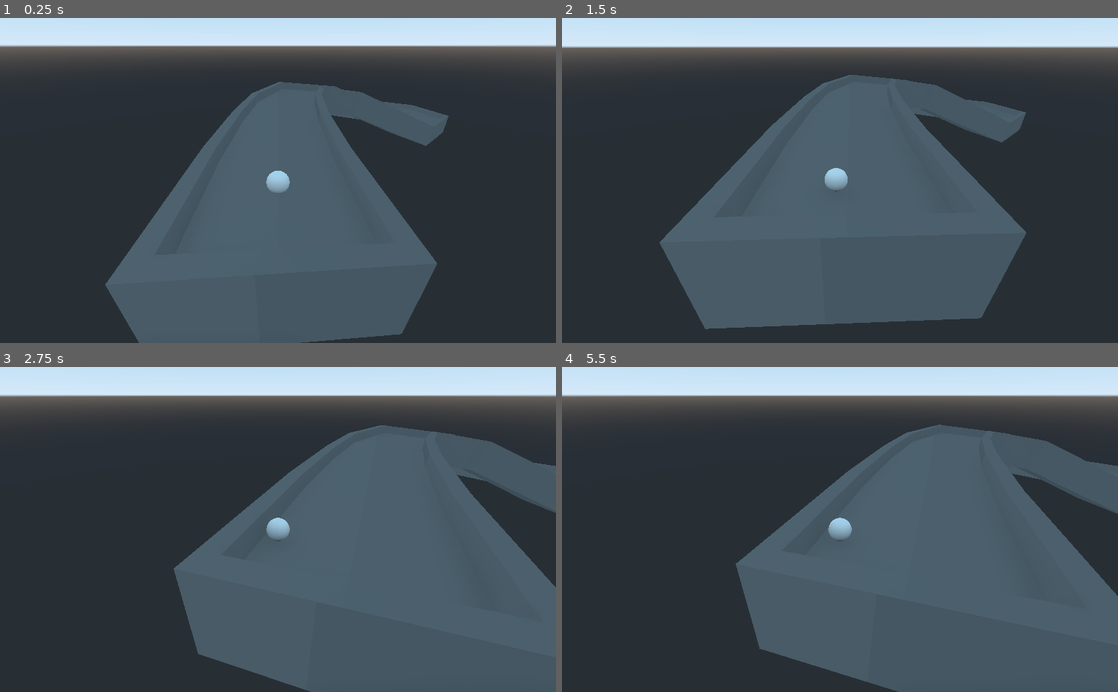
Above: before the commit, frames 1-4 (two rows, left to right).
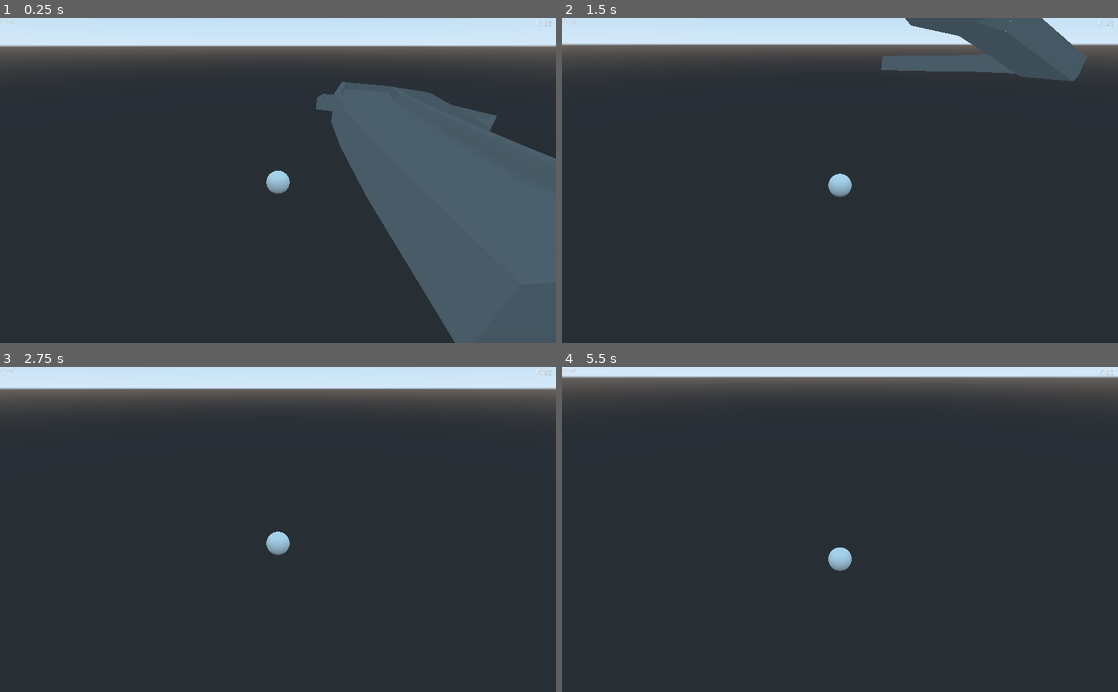
Above: after the commit, the same moments.

Repository: SlashScreen/golf
Game: Godot game, scene res://Levels/test_level.tscn
Same seed, same stepped clock (60 frames per second), same inputs: the game is played once before the commit and once after it.
Inputs (mouse positions are in pixels of both pictures, inside the frame that each line leads up to):
- Up to frame 1 (0.25 s): no input
- Up to frame 2 (1.5 s): move the mouse to (962, 164) at 0.52 s; click (962, 164) at 0.67 s; move the mouse to (728, 196) at 1.27 s; click (728, 196) at 1.42 s
- Up to frame 3 (2.75 s): move the mouse to (333, 458) at 2.02 s; click (333, 458) at 2.17 s
- Up to frame 4 (5.5 s): move the mouse to (812, 594) at 2.77 s; click (812, 594) at 2.92 s; move the mouse to (1006, 578) at 3.52 s; click (1006, 578) at 3.67 s; move the mouse to (673, 480) at 4.27 s; click (673, 480) at 4.42 s; move the mouse to (867, 529) at 5.02 s; click (867, 529) at 5.17 s

The runs differ from the first frame. In frame 1, 48% of the frame differs, in the area x 0-100%, y 0-100%; in frame 2, 41%; in frame 3, 46%; in frame 4, 52%.
Error in both runs: Invalid call. Nonexistent function 'reset' in base 'StaticBody'. (res://Scripts/Kill_Volume.gd:11)

Commit message:
i got signals to work! I finally understand! Holy moly!!!!

Diff:
--- a/Levels/test_level.tscn
+++ b/Levels/test_level.tscn
@@ -1,16 +1,19 @@
-[gd_scene load_steps=4 format=2]
+[gd_scene load_steps=5 format=2]
 
 [ext_resource path="res://Objects/Golf_Ball_Obj.tscn" type="PackedScene" id=1]
 [ext_resource path="res://Objects/Course.tscn" type="PackedScene" id=2]
 [ext_resource path="res://Objects/Kill_Volume.tscn" type="PackedScene" id=3]
+[ext_resource path="res://Objects/HUD.tscn" type="PackedScene" id=4]
 
-[node name="test_level" type="Spatial"]
+[node name="level" type="Spatial"]
 
 [node name="Golf_Ball_Obj" parent="." instance=ExtResource( 1 )]
-transform = Transform( -4.37503e-08, 0, -1.00089, 0, 1.00089, 0, 1.00089, 0, -4.37503e-08, 0, 0, 0.0240951 )
+transform = Transform( -4.37503e-08, 0, -1.00089, 0, 1.00089, 0, 1.00089, 0, -4.37503e-08, 0, 0, -4.67994 )
 
 [node name="Course" parent="." instance=ExtResource( 2 )]
 transform = Transform( 1.97147, 0, 0, 0, 1.97147, 0, 0, 0, 1.97147, 2.36525, -1.60759, 0 )
 
 [node name="Kill_Volume" parent="." instance=ExtResource( 3 )]
 transform = Transform( 33.8851, 0, 0, 0, 1, 0, 0, 0, 33.8851, 0, -4.56492, 0 )
+
+[node name="HUD" parent="." instance=ExtResource( 4 )]
--- a/Objects/HUD.tscn
+++ b/Objects/HUD.tscn
@@ -1,17 +1,21 @@
-[gd_scene load_steps=2 format=2]
-
-[ext_resource path="res://Scripts/HUD.gd" type="Script" id=1]
+[gd_scene format=2]
 
 [node name="HUD" type="Control"]
 anchor_right = 1.0
 anchor_bottom = 1.0
 
-[node name="Container" type="Container" parent="."]
-margin_right = 1023.0
-margin_bottom = 598.0
-script = ExtResource( 1 )
+[node name="RichTextLabel" type="RichTextLabel" parent="."]
+margin_top = 0.968575
+margin_right = 40.0
+margin_bottom = 40.9686
+tab_size = 12
+text = "test"
 
-[node name="RichTextLabel" type="RichTextLabel" parent="Container"]
-margin_right = 40.0
-margin_bottom = 40.0
-text = "test"
+[node name="Label" type="Label" parent="."]
+margin_left = 982.184
+margin_top = 3.74514
+margin_right = 1022.18
+margin_bottom = 34.7451
+text = "PAR:
+"
+align = 1
--- /dev/null
+++ b/Objects/Signal_Router.tscn
@@ -0,0 +1,6 @@
+[gd_scene load_steps=2 format=2]
+
+[ext_resource path="res://Scripts/Signal_Router.gd" type="Script" id=1]
+
+[node name="Signal_Router" type="Node"]
+script = ExtResource( 1 )
--- a/Scripts/Golf_Ball.gd
+++ b/Scripts/Golf_Ball.gd
@@ -10,14 +10,14 @@
 	pass#connect("oob",self,"_on_oob")
 
 func _process(delta):
-	print(get_translation())
+	#print(get_translation())
 	if get_linear_velocity().length() <= .01:
 		STATE = "still"
 	else:
 		STATE = "moving"
 
 func reset():
-	print("Reset " + str(get_node("Arrow").last_pos))
+	#print("Reset " + str(get_node("Arrow").last_pos))
 	set_linear_velocity(Vector3(0,0,0))
 	set_translation(get_node("Arrow").last_pos)
-	print(get_translation())
+	#print(get_translation())
--- a/Scripts/Kill_Volume.gd
+++ b/Scripts/Kill_Volume.gd
@@ -1,6 +1,6 @@
 extends Area
 #Note: Kill volume must always be under root
-#signal oob
+signal oob
 func _ready():
 	pass
 	#print(get_parent().name)
@@ -9,4 +9,4 @@
 func _on_Area_body_entered(body):
 	print(body.name)
 	body.reset()
-	#emit_signal("oob")
+	emit_signal("oob")
--- /dev/null
+++ b/Scripts/Signal_Router.gd
@@ -0,0 +1,21 @@
+extends Node
+#handles signals and variables
+export var gameVars = {}
+export var par = 0
+
+func _ready():
+	gameVars.currentScore = 0
+	gameVars.scorecard = []
+	get_parent().get_node("level").get_node("Kill_Volume").get_node("Area").connect("oob",self,"on_oob")
+
+func new_hole():
+	par = 0
+	gameVars.scorecard.append(gameVars.currentScore)
+	gameVars.currentScore = 0
+
+func hard_reset():
+	gameVars.scorecard = []
+	gameVars.currentScore = 0
+
+func on_oob():
+	print("Out Of Bounds!")
--- a/project.godot
+++ b/project.godot
@@ -19,6 +19,10 @@
 run/main_scene="res://Levels/test_level.tscn"
 config/icon="res://assets/assets/graphics/icon.png"
 
+[autoload]
+
+Signal_Router="*res://Scripts/Signal_Router.gd"
+
 [rendering]
 
 environment/default_environment="res://default_env.tres"
